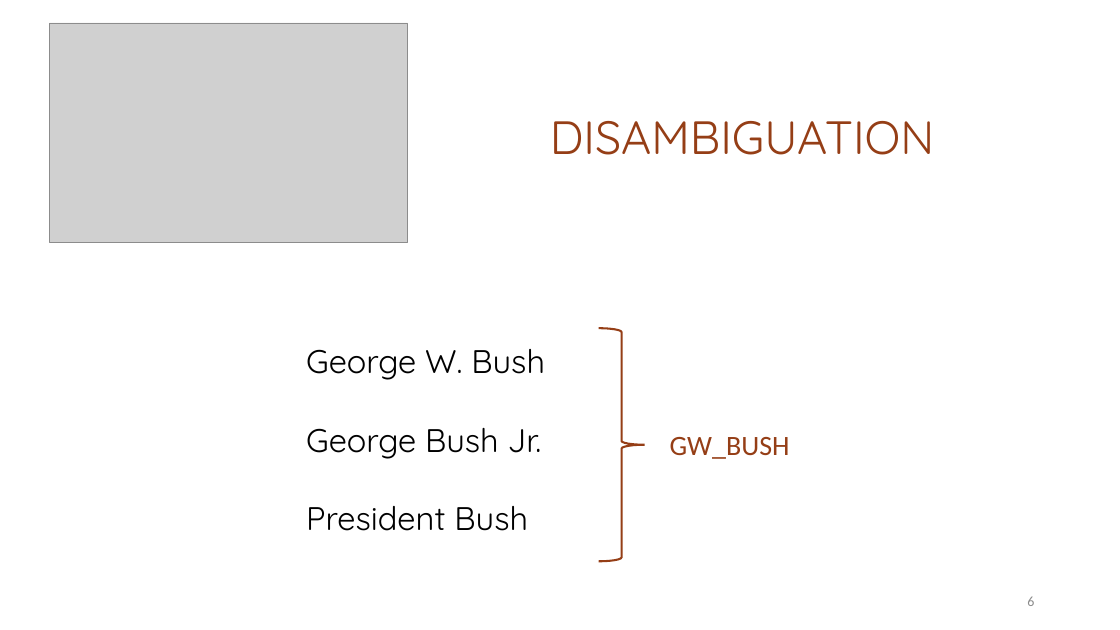
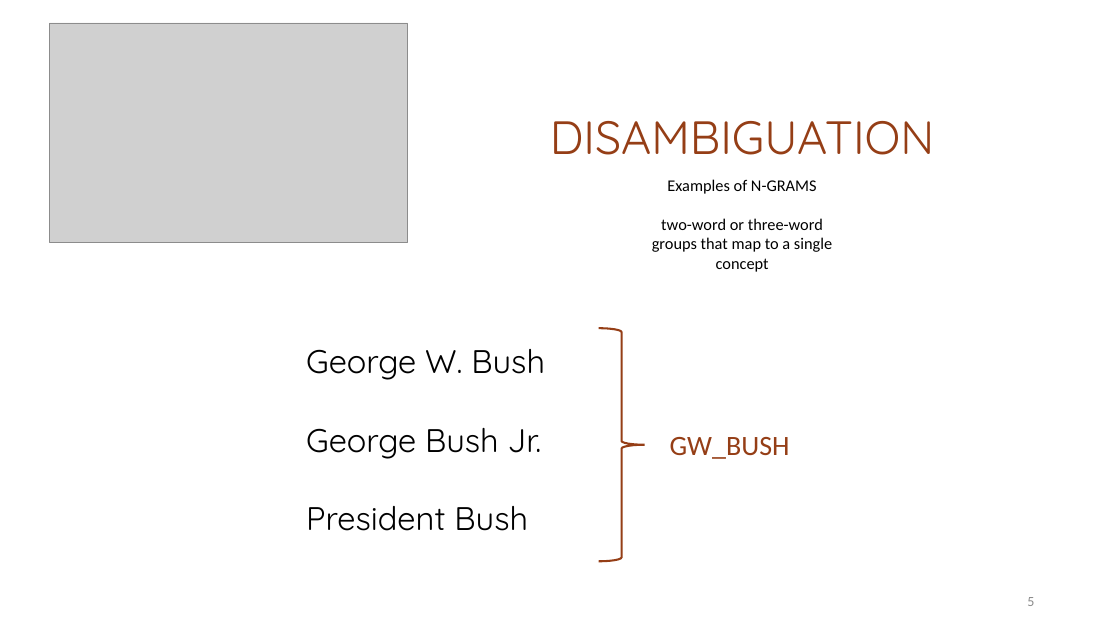
Before and after one commit to Watts-College/paf-514-template, a slide deck: slide 5 of lectures/text-analysis.pptx (slide 6 before the commit). Drawn at 1120x630 pixels with LibreOffice and Linux fonts; fonts in the diff are those of the drawing; grey boxes stand for pictures. Boxes give left, top, right and bottom in pixels: in the first picture for what was removed or moved away, otherwise in the second. Text is boxed around its words. In the diff, an @@ line names an element or a change of style, - is before the commit and + after.

Commit message:
add text analysis slides

```diff
--- a/lectures/text-analysis.pptx
+++ b/lectures/text-analysis.pptx
@@ text added at <box>652,179,832,272</box>, 14 pt, text #000000 @@
+Examples of N-GRAMS
+two-word or three-word groups that map to a single concept
```
Also in this commit, not shown: 4 other slides changed, 1 slide added, 1 slide removed, 2 other files.
